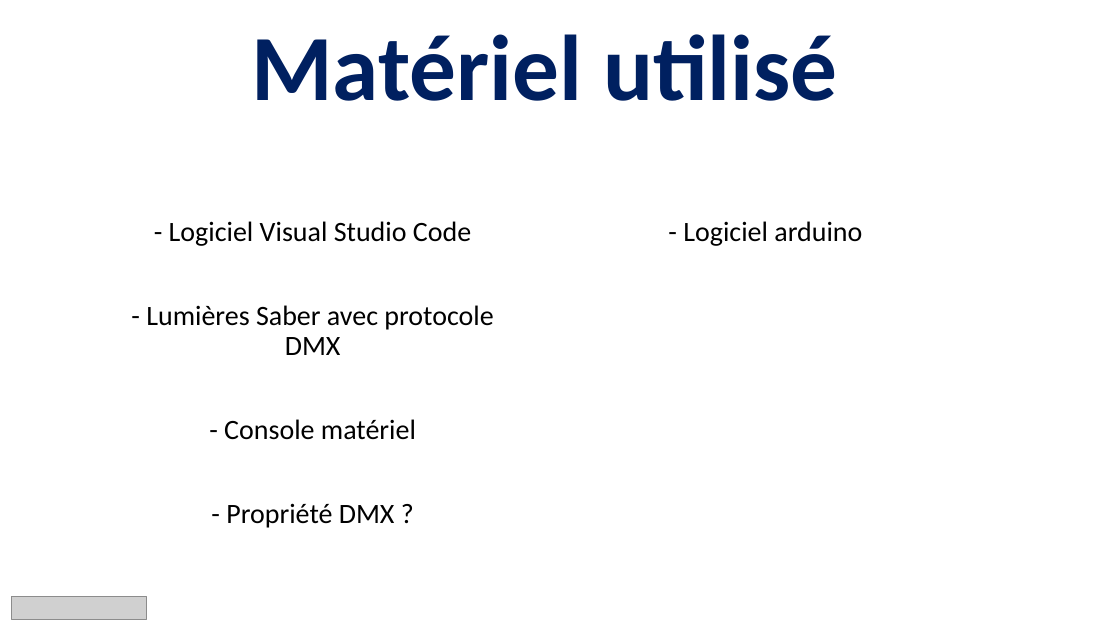
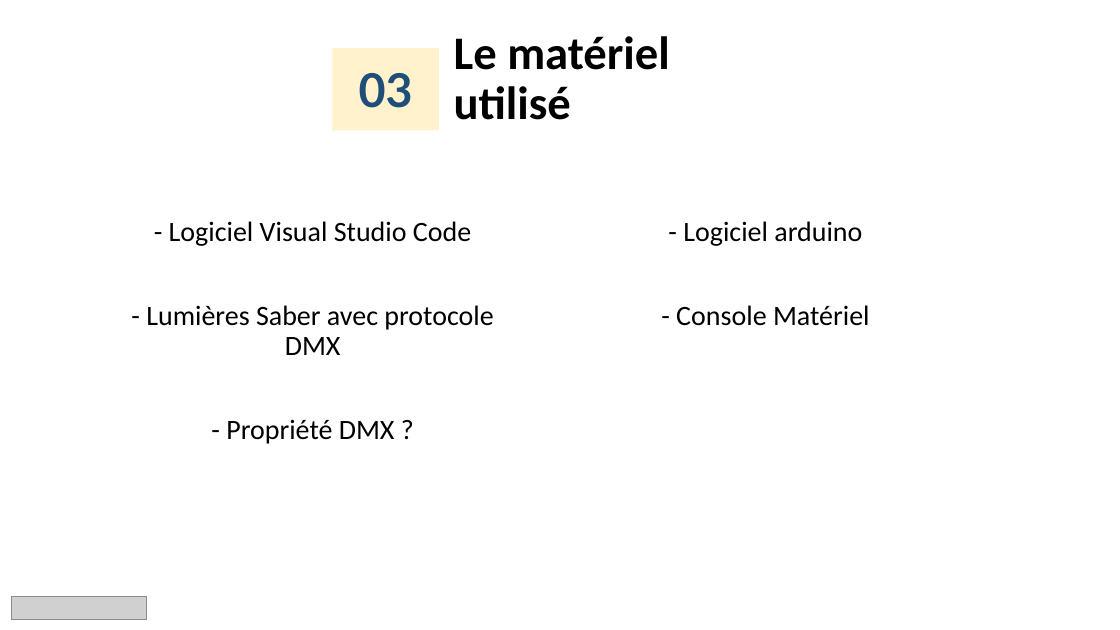
Before and after one commit to LeducJean/ProjetDMX, a slide deck: slide 19 of documentation/Diapo projetDMX.pptx (slide 18 before the commit). Drawn at 1120x630 pixels with LibreOffice and Linux fonts; fonts in the diff are those of the drawing; grey boxes stand for pictures. Boxes give left, top, right and bottom in pixels: in the first picture for what was removed or moved away, otherwise in the second. Text is boxed around its words. In the diff, an @@ line names an element or a change of style, - is before the commit and + after.

```diff
--- a/documentation/Diapo projetDMX.pptx
+++ b/documentation/Diapo projetDMX.pptx
@@ text "Le matériel utilisé" at [454,36,669,120]: vertical alignment bottom to top @@
@@ rectangle added at [333,48,439,130], fill #FFF2CC, 40 pt, text #1F4E79, bold @@
+03
@@ text at [454,36,669,120]: text changed; size 80 to 40 pt; text colour #002060 to #000000 @@
-Matériel utilisé
+Le matériel utilisé
@@ subtitle at [676,305,870,326]: paragraph added @@
+- Console Matériel
@@ subtitle at [224,419,416,440]: paragraph removed @@
-- Console matériel
```
Also in this commit, not shown: 1 other slide changed, 7 slides added.
